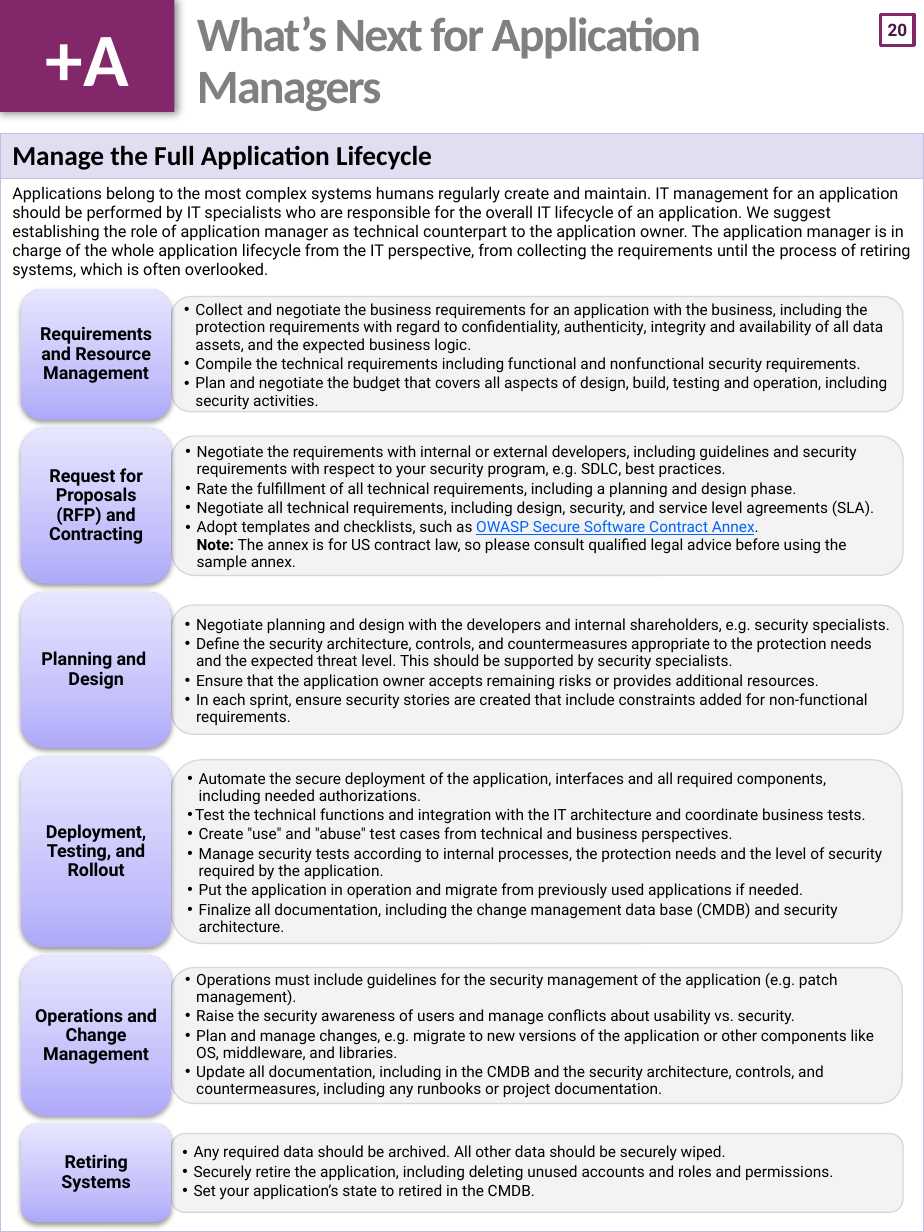
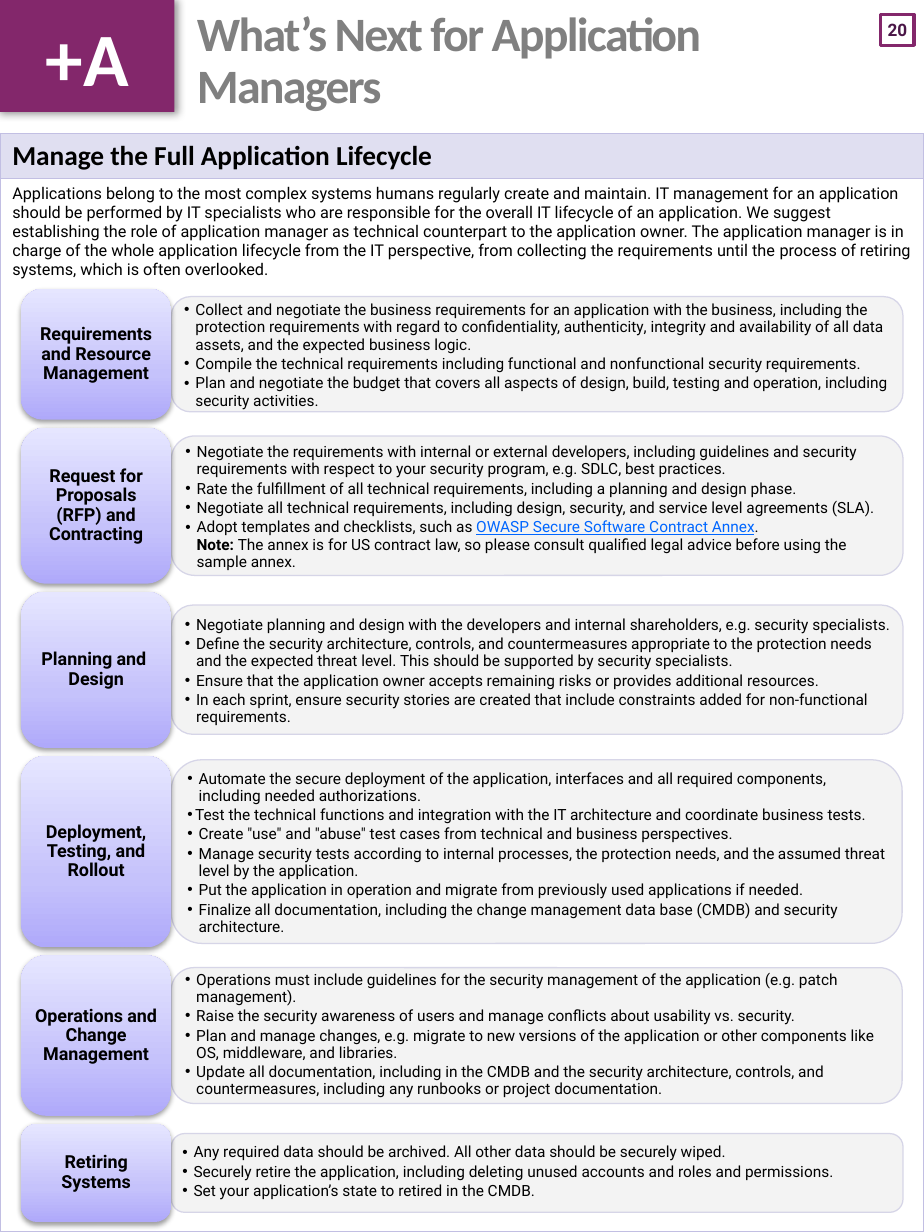
Before and after one commit to OWASP/Top10, a slide deck: slide 21 of 2017/OWASP Top 10-2017 (en).pptx. Drawn at 924x1232 pixels with LibreOffice and Linux fonts; fonts in the diff are those of the drawing. Boxes give left, top, right and bottom in pixels: in the first picture for what was removed or moved away, otherwise in the second. Text is boxed around its words. In the diff, an @@ line names an element or a change of style, - is before the commit and + after.

Commit message:
Update PPTX

```diff
--- a/2017/OWASP Top 10-2017 (en).pptx
+++ b/2017/OWASP Top 10-2017 (en).pptx
@@ text at bbox=[195, 772, 866, 932]: bullet • to •• @@
@@ text at bbox=[199, 847, 885, 880]: text changed @@
-  • Manage security tests according to internal processes, the protection needs and the level of security required by the application.
+  •• Manage security tests according to internal processes, the protection needs, and the assumed threat level by the application.
```
Also in this commit, not shown: 3 other slides changed.
